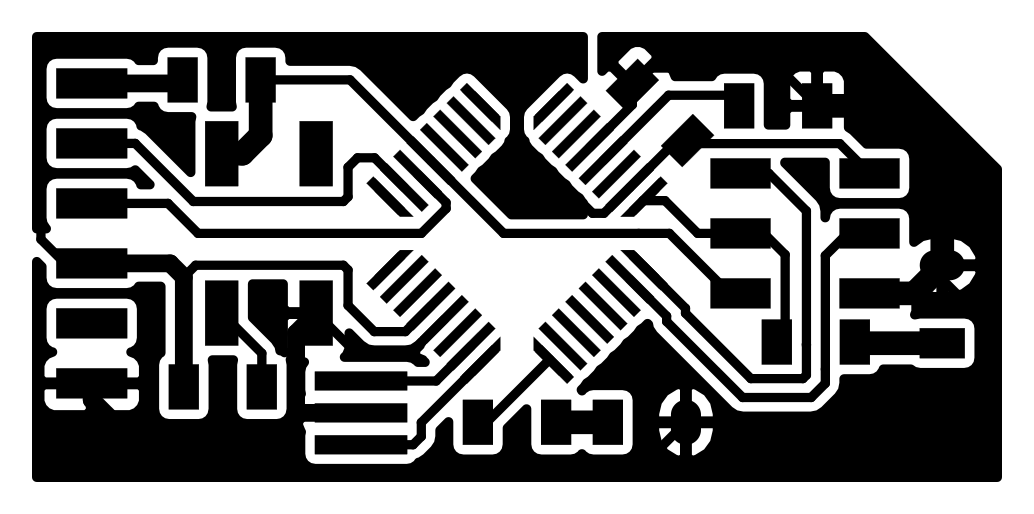
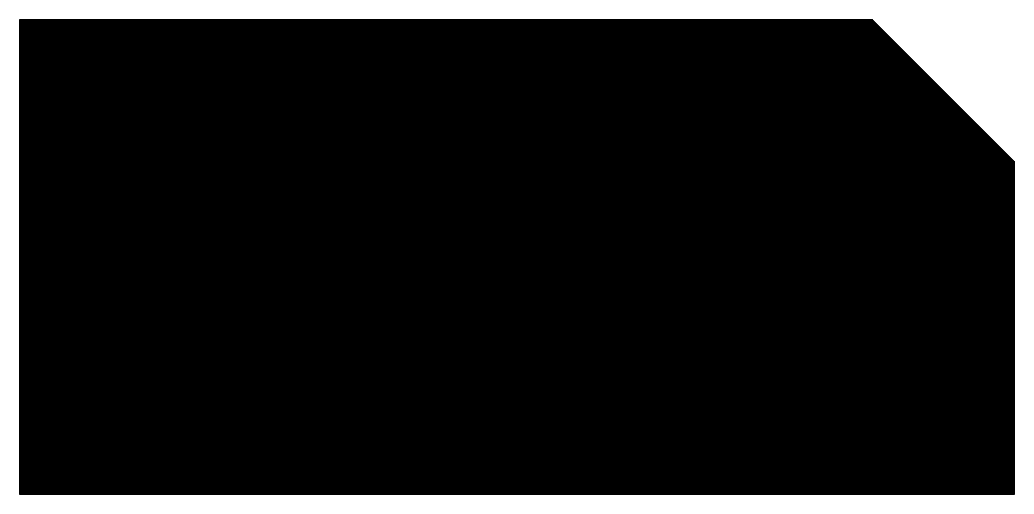
The second 1034 x 514 image is a revision of the first. Changes to its layers:
showed "Layer 1" over (x1=19, y1=19, x2=1015, y2=495)
